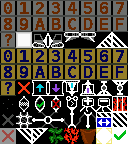
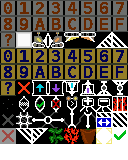
The second 128 × 160 image is a revision of the first. Changes to its layers:
painted on "Background" over box(32, 32, 94, 109)
